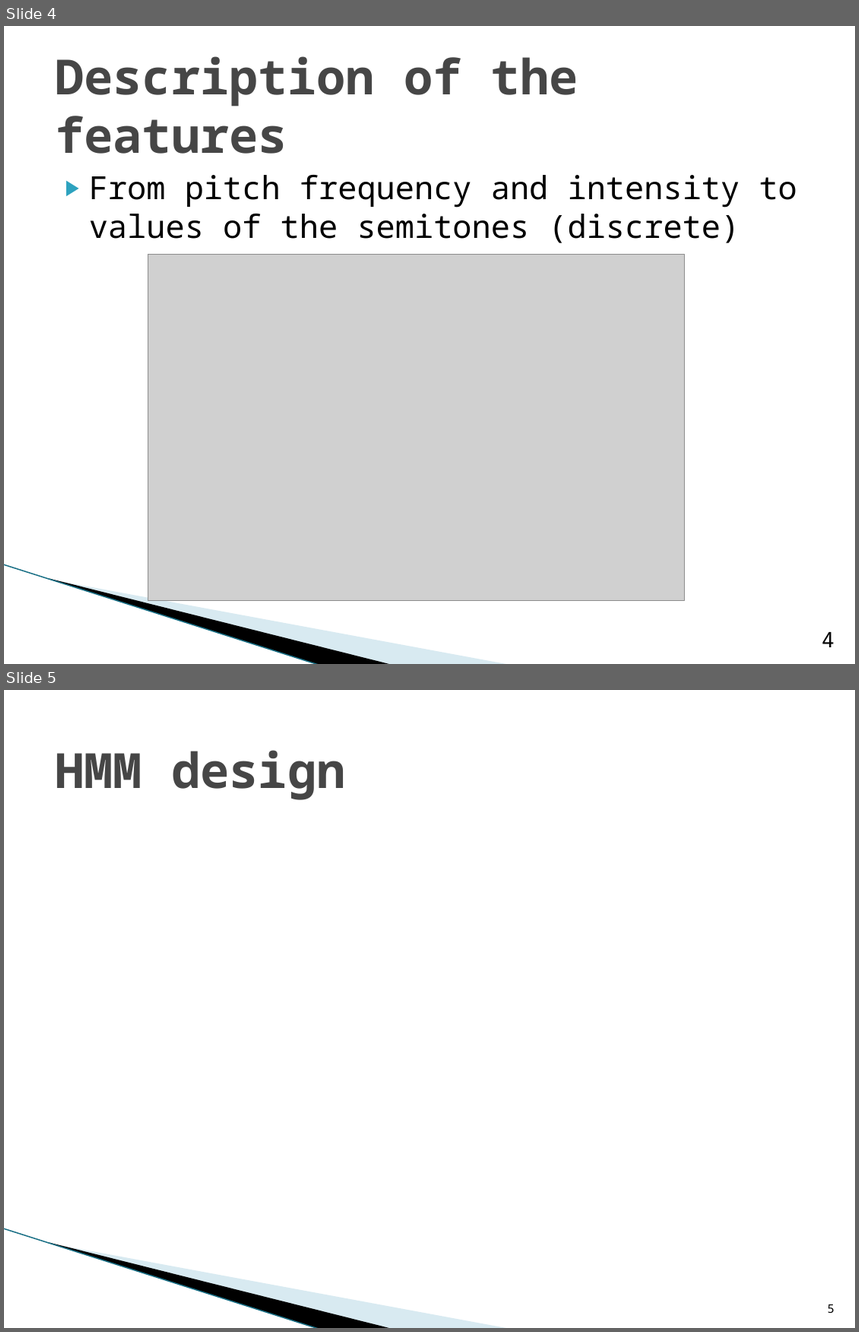
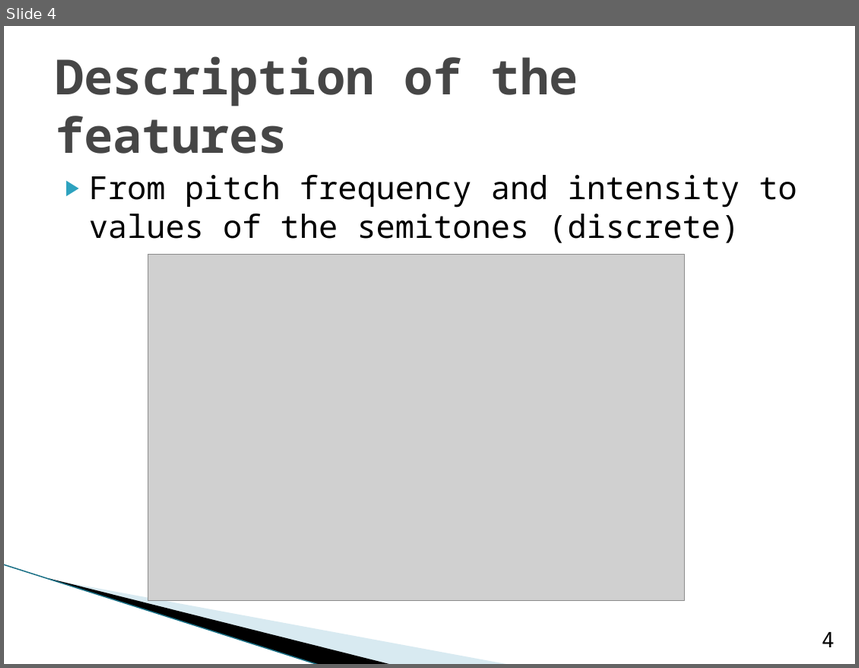
Before and after one commit to camusant/EQ2341ProjectMatlab62020, a slide deck: Final_Project/Final_Presentation.pptx. Shown one above the other, each under a label of ours: slides 4 and 5 before the commit, slide 4 after it. The pictures are 859x1332 and 859x668 pixels, drawn with LibreOffice and Linux fonts; fonts in the diff are those of the drawing; grey boxes stand for pictures; background and template pictures are left out. Boxes give left, top, right and bottom in pixels: in the first picture for what was removed or moved away, otherwise in the second. Text is boxed around its words. In the diff, an @@ line names an element or a change of style, - is before the commit and + after.

```diff
--- a/Final_Project/Final_Presentation.pptx
+++ b/Final_Project/Final_Presentation.pptx
@@ slide 5 removed at <box>4,690,855,1328</box>, background #FFFFFF; not listed: 3 template elements that a slide beside it also shows @@
@@ title removed at <box>55,750,346,800</box> @@
-HMM design
@@ page number removed at <box>828,1305,835,1313</box> @@
-5
```
Also in this commit, not shown: 3 slides added.
